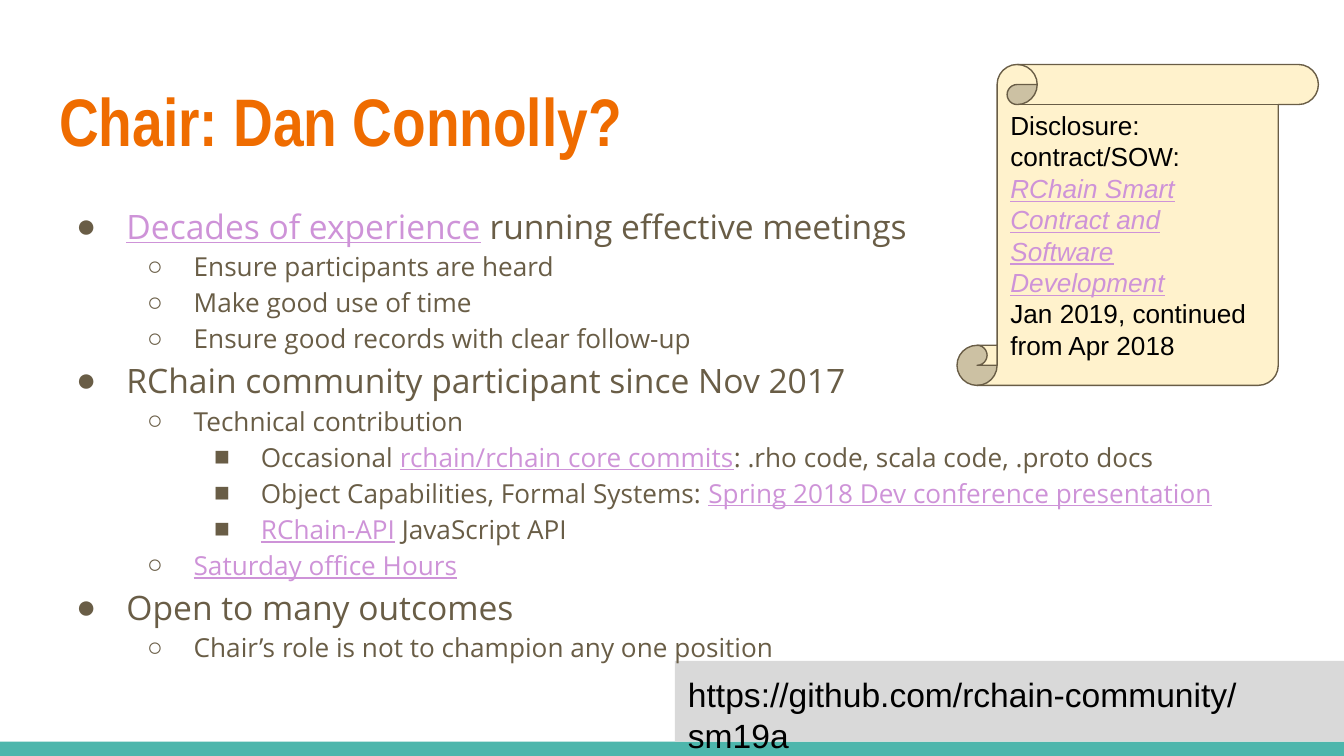
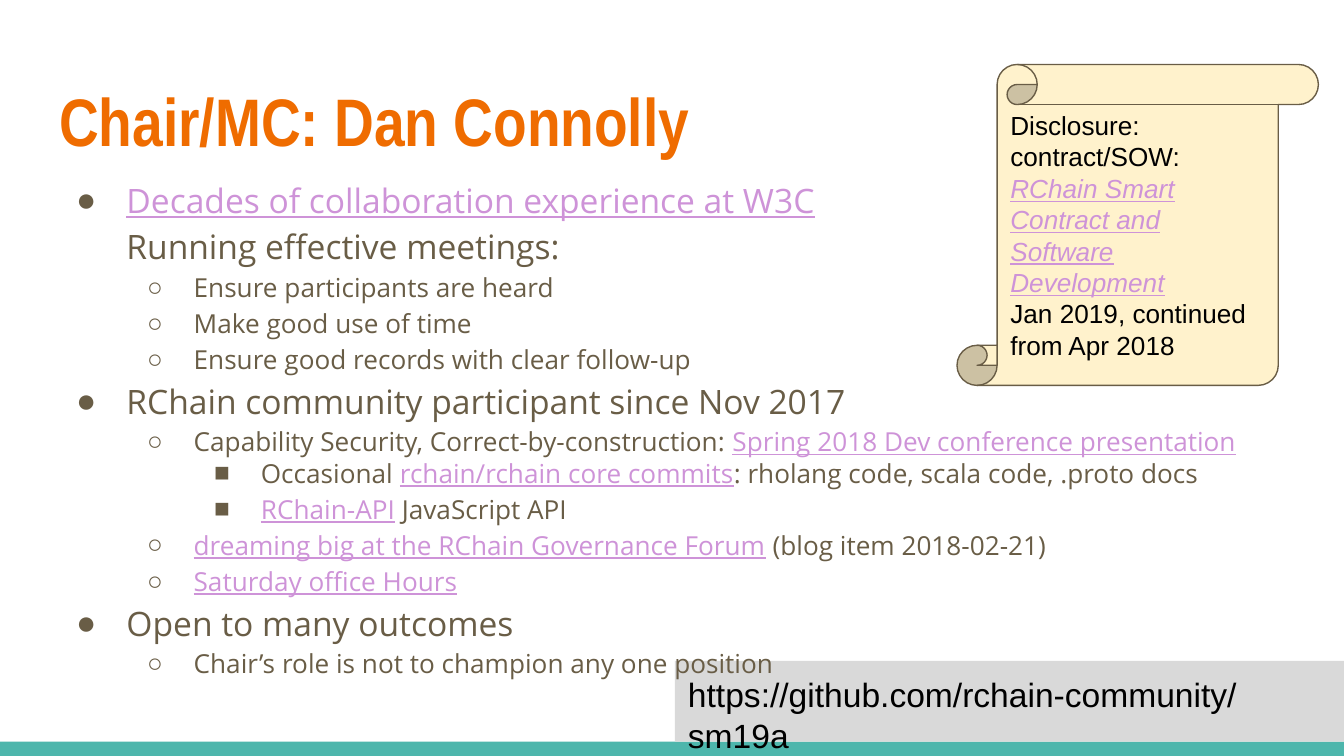
Before and after one commit to rchain-community/sm19a, a slide deck: slide 8 of sm19a-meeting-notes.odp (slide 4 before the commit). Drawn at 1344x756 pixels with LibreOffice and Linux fonts; fonts in the diff are those of the drawing. Boxes give left, top, right and bottom in pixels: in the first picture for what was removed or moved away, otherwise in the second. Text is boxed around its words. In the diff, an @@ line names an element or a change of style, - is before the commit and + after.

Commit message:
meeting slides as of May 4 session

```diff
--- a/sm19a-meeting-notes.odp
+++ b/sm19a-meeting-notes.odp
@@ title at [59, 97, 689, 158]: text changed @@
-Chair: Dan Connolly?
+Chair/MC: Dan Connolly
@@ text "Decades of collaboration experience at ...": place and size @@
-text "Decades of collaboration experience at ..." at [126, 213, 1212, 664]
+text "Decades of collaboration experience at ..." at [126, 187, 1236, 680]
@@ text at [126, 187, 814, 267]: text changed; text colour #695D46 to #CE93D8 @@
-● Decades of experience running effective meetings
+● Decades of collaboration experience at W3C
+  Running effective meetings:
@@ text at [194, 431, 1236, 490]: text changed @@
-  ○ Technical contribution
-    ■ Occasional rchain/rchain core commits: .rho code, scala code, .proto docs
-    ■ Object Capabilities, Formal Systems: Spring 2018 Dev conference presentation
+  ○ Capability Security, Correct-by-construction: Spring 2018 Dev conference presentation
+    ■ Occasional rchain/rchain core commits: rholang code, scala code, .proto docs
@@ text at [194, 535, 1046, 562]: paragraph added @@
+  ○ dreaming big at the RChain Governance Forum (blog item 2018-02-21)
```
Also in this commit, not shown: 4 other slides changed, 12 slides added, 1 slide removed, 2 other files.
